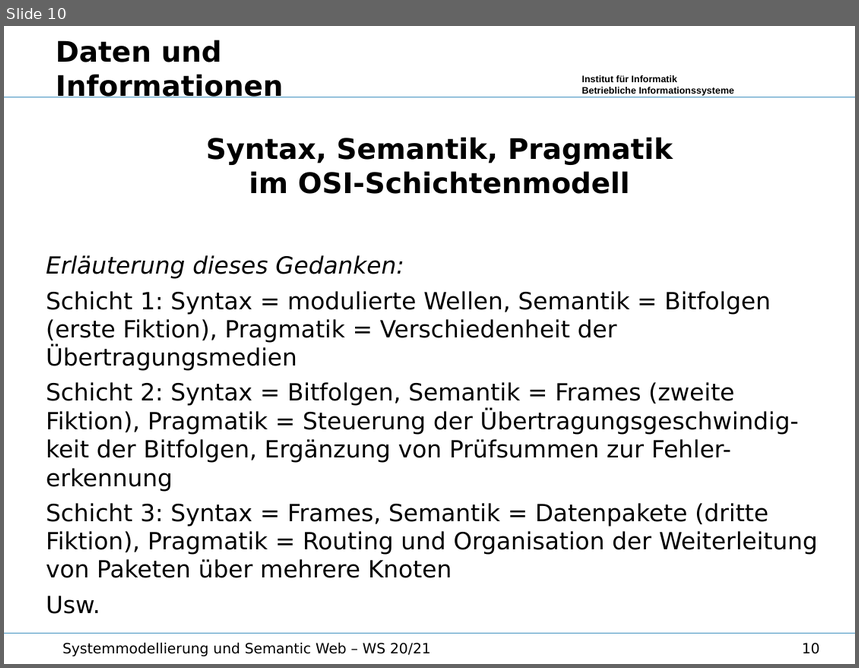
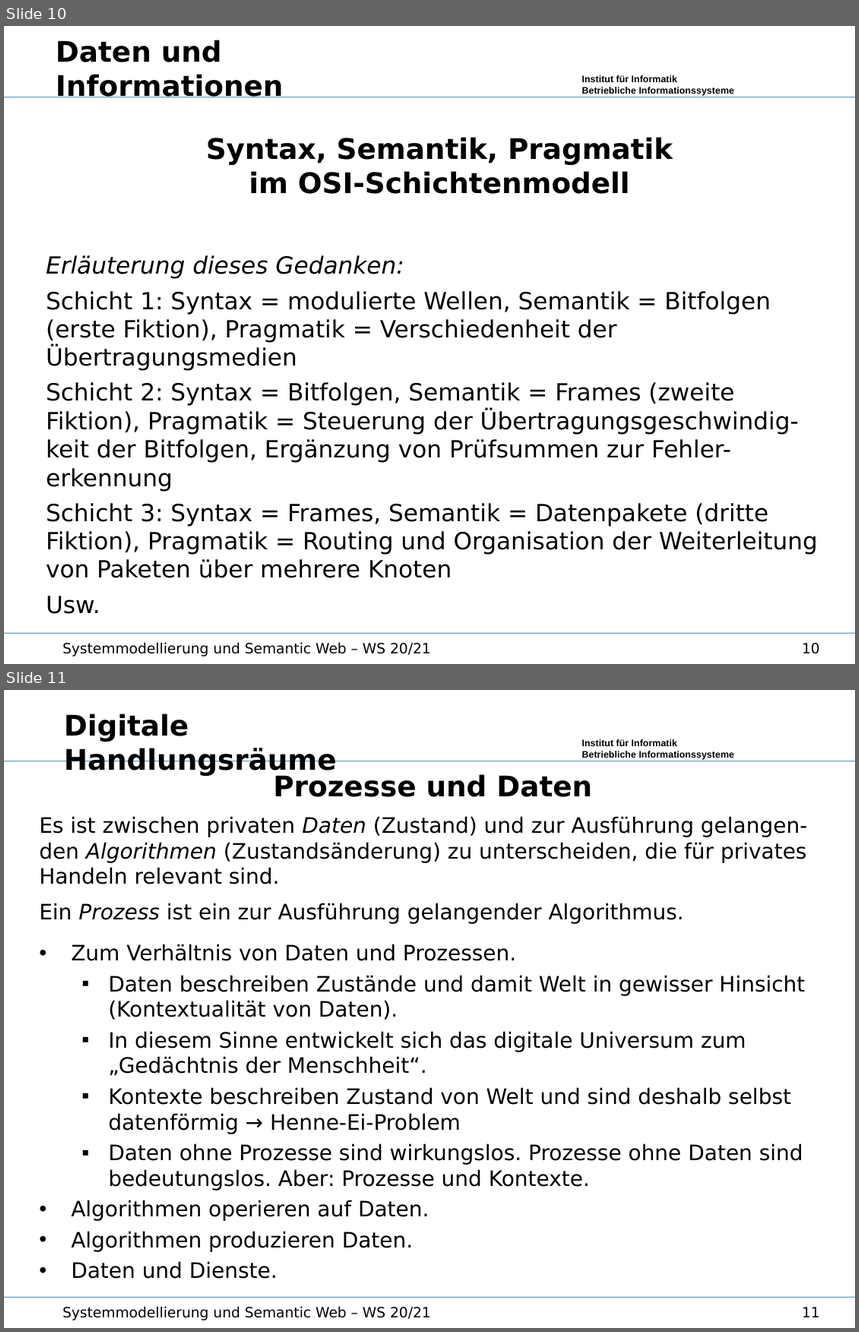
Before and after one commit to wumm-project/Leipzig-Seminar, a slide deck: Wintersemester-2020/Vorlesung/DatenInformationen.odp. Shown one above the other, each under a label of ours: slide 10 before the commit, slides 10 and 11 after it. The pictures are 859x668 and 859x1332 pixels, drawn with LibreOffice and Linux fonts; fonts in the diff are those of the drawing; background and template pictures are left out. Boxes give left, top, right and bottom in pixels: in the first picture for what was removed or moved away, otherwise in the second. Text is boxed around its words. In the diff, an @@ line names an element or a change of style, - is before the commit and + after.

```diff
--- a/Wintersemester-2020/Vorlesung/DatenInformationen.odp
+++ b/Wintersemester-2020/Vorlesung/DatenInformationen.odp
@@ slide 11 added at <box>4,690,855,1328</box>, background #FFFFFF; not listed: 3 template elements that a slide beside it also shows @@
@@ text added at <box>64,714,337,775</box>, 24 pt, text #000000, bold @@
+Digitale Handlungsräume
@@ text added at <box>39,774,807,1279</box>, 18 pt, text #000000 @@
+Prozesse und Daten
+Es ist zwischen privaten Daten (Zustand) und zur Ausführung gelangen-den Algorithmen (Zustandsänderung) zu unterscheiden, die für privates Handeln relevant sind.
+Ein Prozess ist ein zur Ausführung gelangender Algorithmus.
+• Zum Verhältnis von Daten und Prozessen.
+  ▪ Daten beschreiben Zustände und damit Welt in gewisser Hinsicht (Kontextualität von Daten).
+  ▪ In diesem Sinne entwickelt sich das digitale Universum zum „Gedächtnis der Menschheit“.
+  ▪ Kontexte beschreiben Zustand von Welt und sind deshalb selbst datenförmig → Henne-Ei-Problem
+  ▪ Daten ohne Prozesse sind wirkungslos. Prozesse ohne Daten sind bedeutungslos. Aber: Prozesse und Kontexte.
+• Algorithmen operieren auf Daten.
+• Algorithmen produzieren Daten.
+• Daten und Dienste.
@@ text added at <box>63,1307,431,1321</box>, 12 pt, text #000000 @@
+Systemmodellierung und Semantic Web – WS 20/21
@@ page number added at <box>802,1307,820,1318</box>, 12 pt, text #000000 @@
+11
```
Also in this commit, not shown: 1 other slide added, 4 other files.
